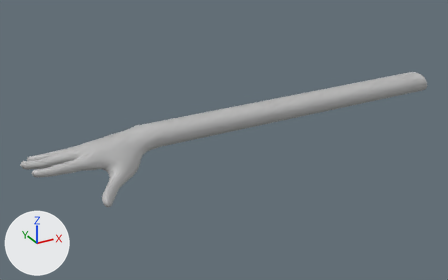
The Blender file Assets/Avatar/Meshes/OculusArm_R.blend: old version first, new version second.
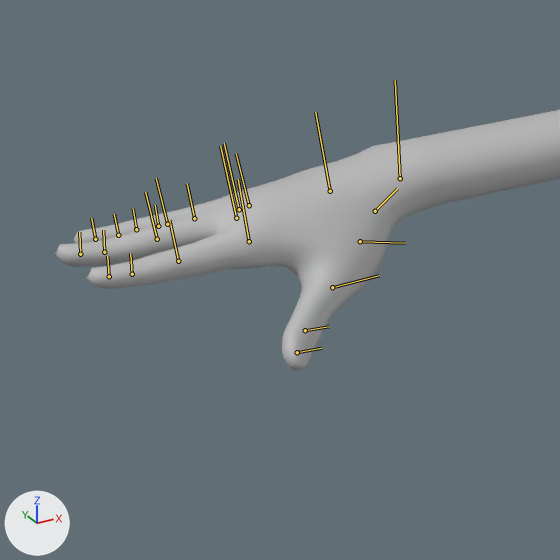
Each version appears first whole from a 50 mm camera at (-32.1, -83.6, 38.5) aimed at (14.5, 1.1, -3.9), and next in a close-up on the part from 0% to 45% of the width and 26% to 99% of the height. Arrows for +X, +Y and +Z are at lower left; the lights stay in place. The bones that bend it are drawn over the model as lines in the close-ups.

The first close-up shows 'r_handMeshNode'.
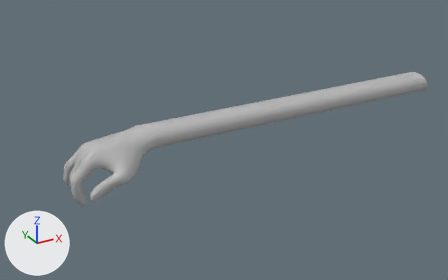
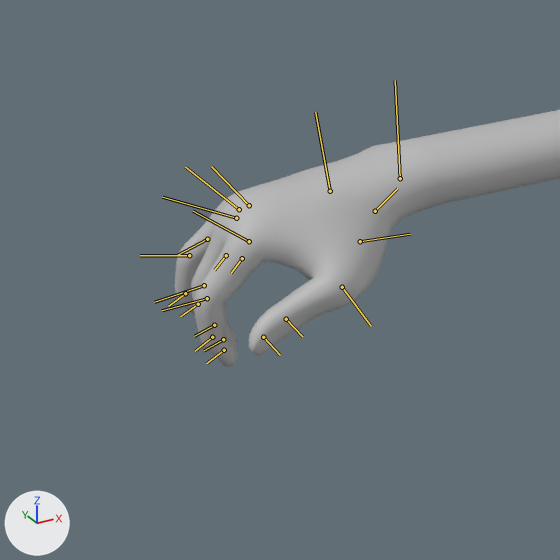
The newer file adds an action. The first version stands in its rest pose; the second is drawn at frame 2 of the action 'PoseLib'.

Pixel boxes (x1, y1, x2, y2) of what changed, in the close-ups (560 x 560 px):
'r_handMeshNode', posed
    before: (55, 110, 560, 370)
    after: (175, 110, 560, 367)
bone 'b_r_thumb1', root to tip
    before: (360, 241) to (405, 243)
    after: (360, 241) to (410, 234)
bone 'b_r_thumb2', root to tip
    before: (332, 287) to (379, 275)
    after: (342, 287) to (371, 326)
bone 'b_r_index1', root to tip
    before: (249, 241) to (238, 179)
    after: (249, 241) to (193, 211)
bone 'b_r_index2', root to tip
    before: (178, 261) to (169, 220)
    after: (207, 298) to (162, 310)
bone 'b_r_index3', root to tip
    before: (132, 274) to (130, 253)
    after: (212, 337) to (195, 351)
bone 'b_r_middle1', root to tip
    before: (236, 218) to (220, 146)
    after: (236, 218) to (162, 197)
bone 'b_r_middle2', root to tip
    before: (157, 239) to (145, 192)
    after: (204, 285) to (154, 302)
bone 'b_r_middle3', root to tip
    before: (104, 252) to (103, 230)
    after: (214, 325) to (194, 336)
bone 'b_r_ring1', root to tip
    before: (239, 209) to (224, 143)
    after: (239, 209) to (185, 167)
bone 'b_r_ring2', root to tip
    before: (167, 224) to (156, 178)
    after: (189, 255) to (140, 255)
bone 'b_r_ring3', root to tip
    before: (118, 235) to (114, 214)
    after: (185, 293) to (168, 306)
bone 'b_r_pinky1', root to tip
    before: (249, 205) to (236, 153)
    after: (249, 205) to (211, 166)
bone 'b_r_pinky2', root to tip
    before: (194, 218) to (187, 183)
    after: (207, 239) to (176, 255)
bone 'b_r_pinky3', root to tip
    before: (158, 226) to (155, 205)
    after: (226, 255) to (214, 270)

Patch to the scene script:
```diff
--- a/Assets/Avatar/Meshes/OculusArm_R.blend.py
+++ b/Assets/Avatar/Meshes/OculusArm_R.blend.py
@@ bone_b_r_thumb1 @@
 bone_b_r_thumb1 = bpy.data.objects['Armature'].pose.bones['b_r_thumb1']  # child of 'b_r_thumb0'
-bone_b_r_thumb1.rotation_quaternion = (1.0, 0.0, 0.0, 0.0)  # degrees (0, 0, 0)
+bone_b_r_thumb1.rotation_quaternion = (0.995, 0.003, -0.002, -0.1)  # degrees (0, 0, -11)
@@ bone_b_r_thumb2 @@
 bone_b_r_thumb2 = bpy.data.objects['Armature'].pose.bones['b_r_thumb2']  # child of 'b_r_thumb1'
-bone_b_r_thumb2.rotation_quaternion = (1.0, 0.0, 0.0, 0.0)  # degrees (0, 0, 0)
+bone_b_r_thumb2.rotation_quaternion = (0.869, 0.244, -0.006, 0.431)  # degrees (25, -13, 50)
@@ bone_b_r_index1 @@
 bone_b_r_index1 = bpy.data.objects['Armature'].pose.bones['b_r_index1']  # child of 'b_r_wrist'
-bone_b_r_index1.rotation_quaternion = (1.0, 0.0, 0.0, 0.0)  # degrees (0, 0, 0)
+bone_b_r_index1.rotation_quaternion = (0.929, 0.015, 0.022, 0.37)  # degrees (3, 2, 44)
@@ bone_b_r_index2 @@
 bone_b_r_index2 = bpy.data.objects['Armature'].pose.bones['b_r_index2']  # child of 'b_r_index1'
-bone_b_r_index2.rotation_quaternion = (1.0, 0.0, 0.0, 0.0)  # degrees (0, 0, 0)
+bone_b_r_index2.rotation_quaternion = (0.929, 0.02, 0.003, 0.37)  # degrees (2, -1, 43)
@@ bone_b_r_index3 @@
 bone_b_r_index3 = bpy.data.objects['Armature'].pose.bones['b_r_index3']  # child of 'b_r_index2'
-bone_b_r_index3.rotation_quaternion = (1.0, 0.0, 0.0, 0.0)  # degrees (0, 0, 0)
+bone_b_r_index3.rotation_quaternion = (0.952, 0.034, -0.004, 0.305)  # degrees (4, -2, 36)
@@ bone_b_r_middle1 @@
 bone_b_r_middle1 = bpy.data.objects['Armature'].pose.bones['b_r_middle1']  # child of 'b_r_wrist'
-bone_b_r_middle1.rotation_quaternion = (1.0, 0.0, 0.0, 0.0)  # degrees (0, 0, 0)
+bone_b_r_middle1.rotation_quaternion = (0.884, 0.048, -0.011, 0.466)  # degrees (4, -4, 55)
@@ bone_b_r_middle2 @@
 bone_b_r_middle2 = bpy.data.objects['Armature'].pose.bones['b_r_middle2']  # child of 'b_r_middle1'
-bone_b_r_middle2.rotation_quaternion = (1.0, 0.0, 0.0, 0.0)  # degrees (0, 0, 0)
+bone_b_r_middle2.rotation_quaternion = (0.949, 0.035, -0.014, 0.314)  # degrees (3, -3, 37)
@@ bone_b_r_middle3 @@
 bone_b_r_middle3 = bpy.data.objects['Armature'].pose.bones['b_r_middle3']  # child of 'b_r_middle2'
-bone_b_r_middle3.rotation_quaternion = (1.0, 0.0, 0.0, 0.0)  # degrees (0, 0, 0)
+bone_b_r_middle3.rotation_quaternion = (0.978, 0.028, -0.019, 0.207)  # degrees (3, -3, 24)
@@ bone_b_r_ring1 @@
 bone_b_r_ring1 = bpy.data.objects['Armature'].pose.bones['b_r_ring1']  # child of 'b_r_wrist'
-bone_b_r_ring1.rotation_quaternion = (1.0, 0.0, 0.0, 0.0)  # degrees (0, 0, 0)
+bone_b_r_ring1.rotation_quaternion = (0.95, 0.075, -0.037, 0.302)  # degrees (7, -7, 35)
@@ bone_b_r_ring2 @@
 bone_b_r_ring2 = bpy.data.objects['Armature'].pose.bones['b_r_ring2']  # child of 'b_r_ring1'
-bone_b_r_ring2.rotation_quaternion = (1.0, 0.0, 0.0, 0.0)  # degrees (0, 0, 0)
+bone_b_r_ring2.rotation_quaternion = (0.941, 0.082, -0.063, 0.322)  # degrees (7, -10, 37)
@@ bone_b_r_ring3 @@
 bone_b_r_ring3 = bpy.data.objects['Armature'].pose.bones['b_r_ring3']  # child of 'b_r_ring2'
-bone_b_r_ring3.rotation_quaternion = (1.0, 0.0, 0.0, 0.0)  # degrees (0, 0, 0)
+bone_b_r_ring3.rotation_quaternion = (0.923, 0.075, -0.069, 0.371)  # degrees (5, -11, 43)
@@ bone_b_r_pinky1 @@
 bone_b_r_pinky1 = bpy.data.objects['Armature'].pose.bones['b_r_pinky1']  # child of 'b_r_pinky0'
-bone_b_r_pinky1.rotation_quaternion = (1.0, 0.0, 0.0, 0.0)  # degrees (0, 0, 0)
+bone_b_r_pinky1.rotation_quaternion = (0.967, 0.061, -0.065, 0.24)  # degrees (5, -9, 27)
@@ bone_b_r_pinky2 @@
 bone_b_r_pinky2 = bpy.data.objects['Armature'].pose.bones['b_r_pinky2']  # child of 'b_r_pinky1'
-bone_b_r_pinky2.rotation_quaternion = (1.0, 0.0, 0.0, 0.0)  # degrees (0, 0, 0)
+bone_b_r_pinky2.rotation_quaternion = (0.726, 0.223, -0.217, 0.614)  # degrees (4, -36, 79)
@@ bone_b_r_pinky3 @@
 bone_b_r_pinky3 = bpy.data.objects['Armature'].pose.bones['b_r_pinky3']  # child of 'b_r_pinky2'
-bone_b_r_pinky3.rotation_quaternion = (1.0, 0.0, 0.0, 0.0)  # degrees (0, 0, 0)
+bone_b_r_pinky3.rotation_quaternion = (0.966, 0.064, -0.077, 0.237)  # degrees (5, -10, 27)
```
